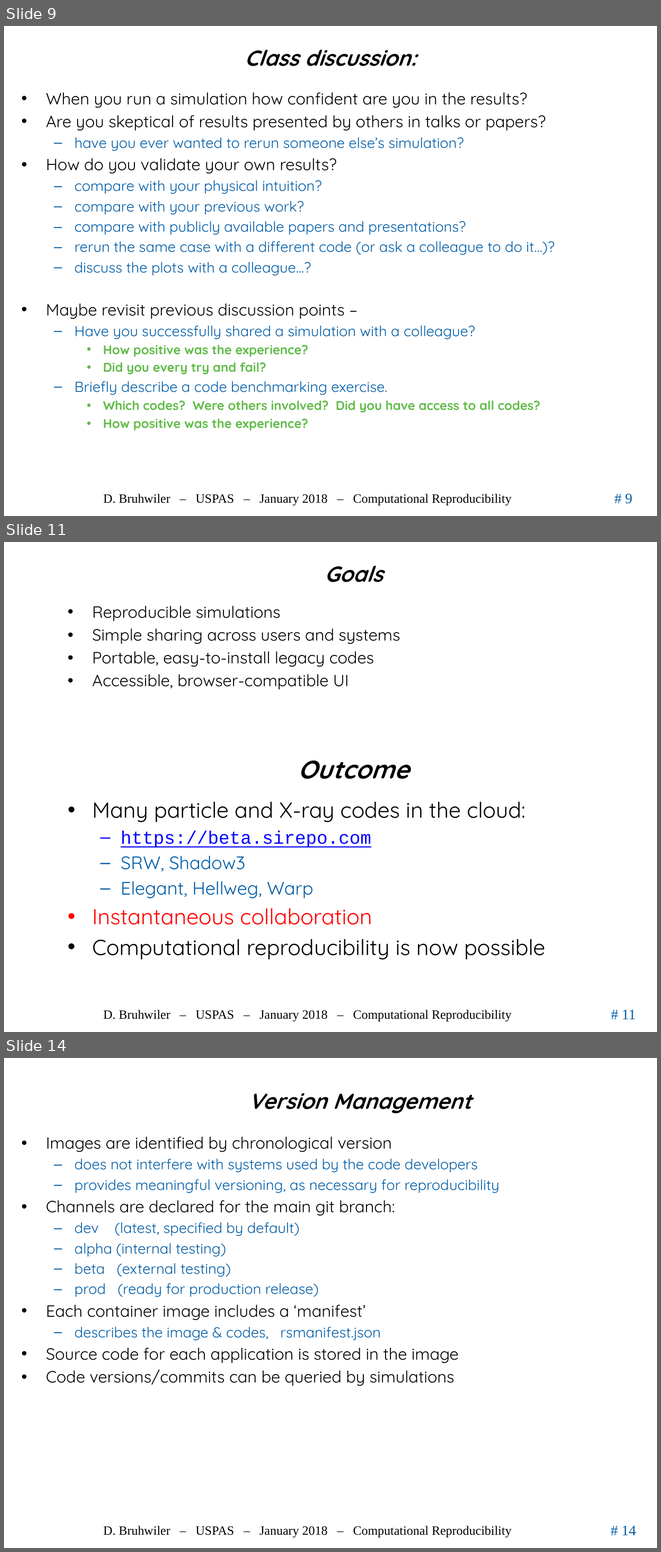
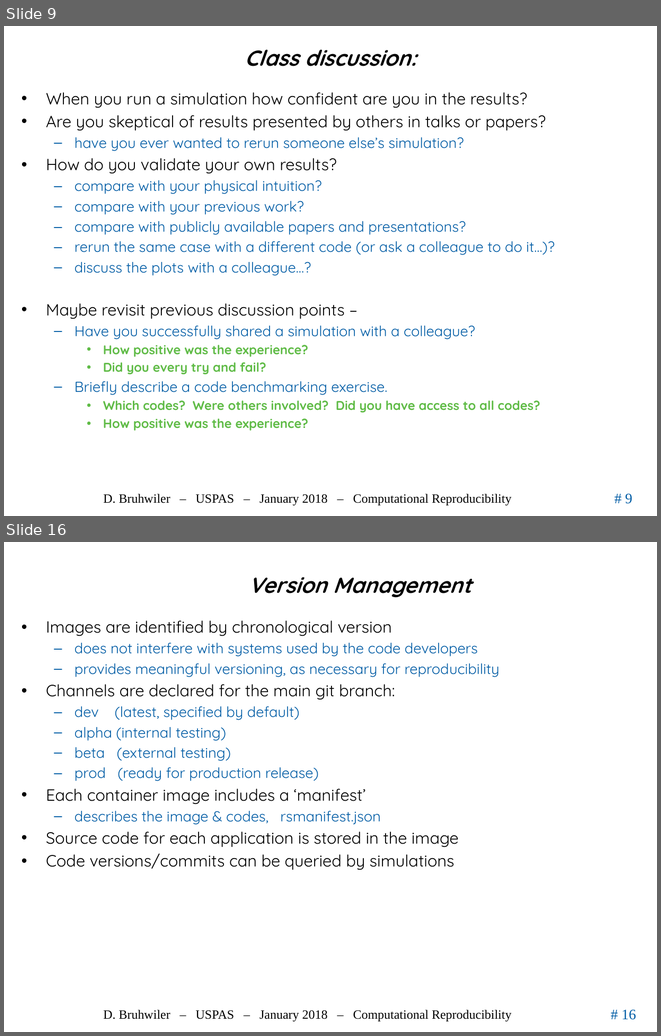
Before and after one commit to uspas/simbeamplasma18, a slide deck: computational_reproducibility/lecture/2018_ComputationalReproducibility_Bruhwiler_USPAS.pptx. Shown one above the other, each under a label of ours: slides 9, 11 and 14 before the commit, slides 9 and 16 after it; the slides between them are not shown. The pictures are 661x1552 and 661x1036 pixels, drawn with LibreOffice and Linux fonts; fonts in the diff are those of the drawing; background and template pictures are left out. Boxes give left, top, right and bottom in pixels: in the first picture for what was removed or moved away, otherwise in the second. Text is boxed around its words. In the diff, an @@ line names an element or a change of style, - is before the commit and + after.

```diff
--- a/computational_reproducibility/lecture/2018_ComputationalReproducibility_Bruhwiler_USPAS.pptx
+++ b/computational_reproducibility/lecture/2018_ComputationalReproducibility_Bruhwiler_USPAS.pptx
@@ slide 11 removed at [4,542,657,1032], background #FFFFFF; not listed: 3 template elements that a slide beside it also shows @@
@@ title removed at [325,565,383,582] @@
-Goals
@@ text removed at [92,606,400,689] @@
-• Reproducible simulations
-• Simple sharing across users and systems
-• Portable, easy-to-install legacy codes
-• Accessible, browser-compatible UI
@@ text removed at [298,760,409,779] @@
-Outcome
@@ text removed at [92,801,545,960] @@
-• Many particle and X-ray codes in the cloud:
-  – https://beta.sirepo.com
-  – SRW, Shadow3
-  – Elegant, Hellweg, Warp
-• Instantaneous collaboration
-• Computational reproducibility is now possible
@@ what was slide 14 is now slide 16 @@
@@ page number at [621,1009,636,1020]: text changed @@
-# 14
+# 16
```
Also in this commit, not shown: 2 slides changed, 4 slides added, 1 other slide removed.
